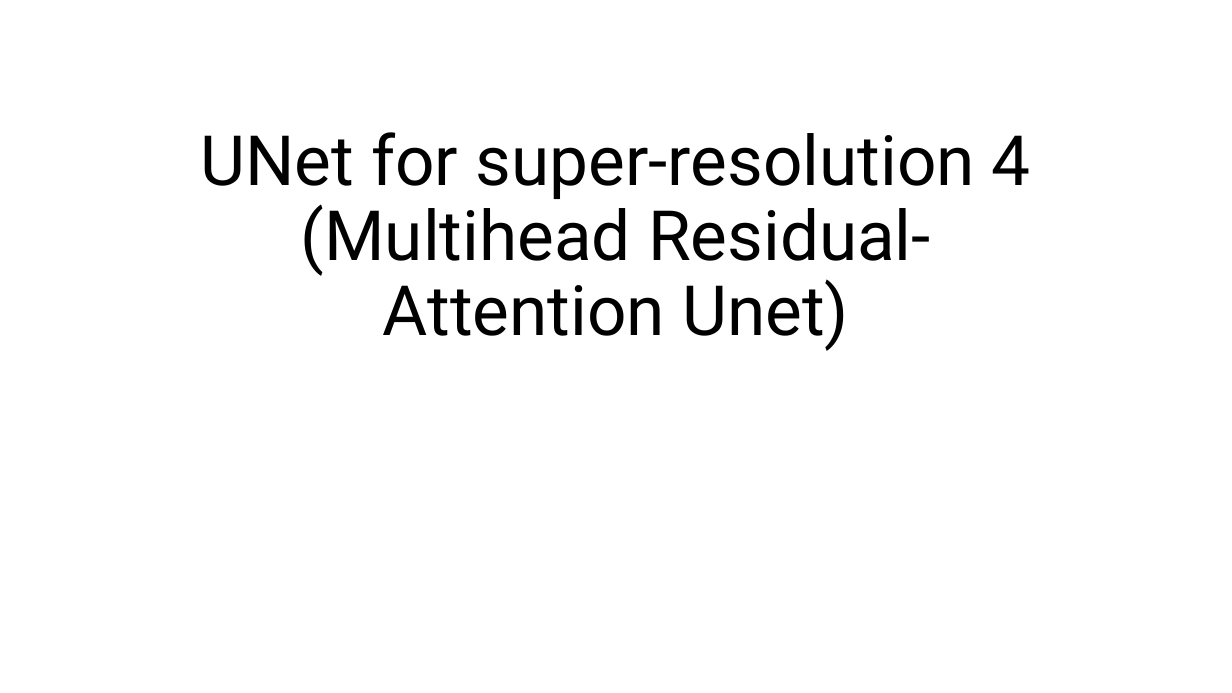
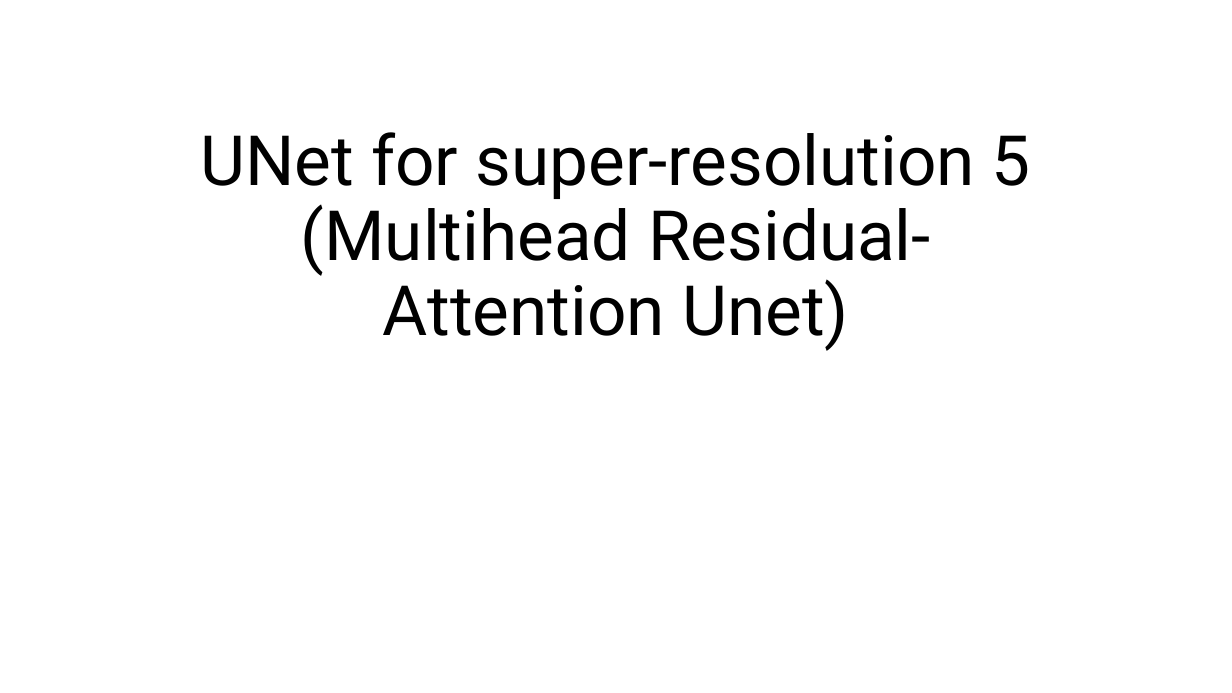
Before and after one commit to AdrianoEttari/pansharpening, a slide deck: slide 16 of models_representation.pptx (slide 12 before the commit). Drawn at 1232x693 pixels with LibreOffice and Linux fonts; fonts in the diff are those of the drawing. Boxes give left, top, right and bottom in pixels: in the first picture for what was removed or moved away, otherwise in the second. Text is boxed around its words. In the diff, an @@ line names an element or a change of style, - is before the commit and + after.

```diff
--- a/models_representation.pptx
+++ b/models_representation.pptx
@@ title at (201,132,1031,351): text changed @@
-UNet for super-resolution 4
-(Multihead Residual-Attention Unet)
+UNet for super-resolution 5
+(Multihead Residual-Attention Unet)
```
Also in this commit, not shown: 3 other slides changed, 4 slides added, 3 other files.
